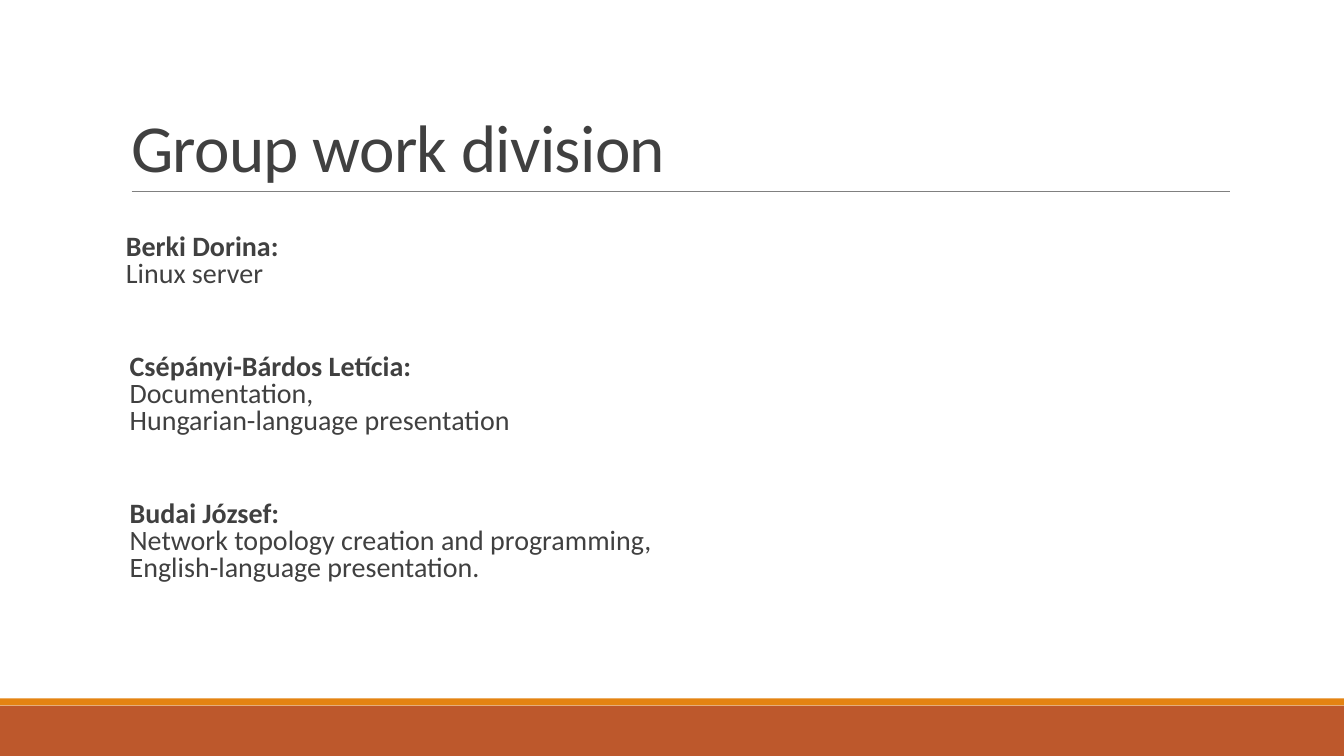
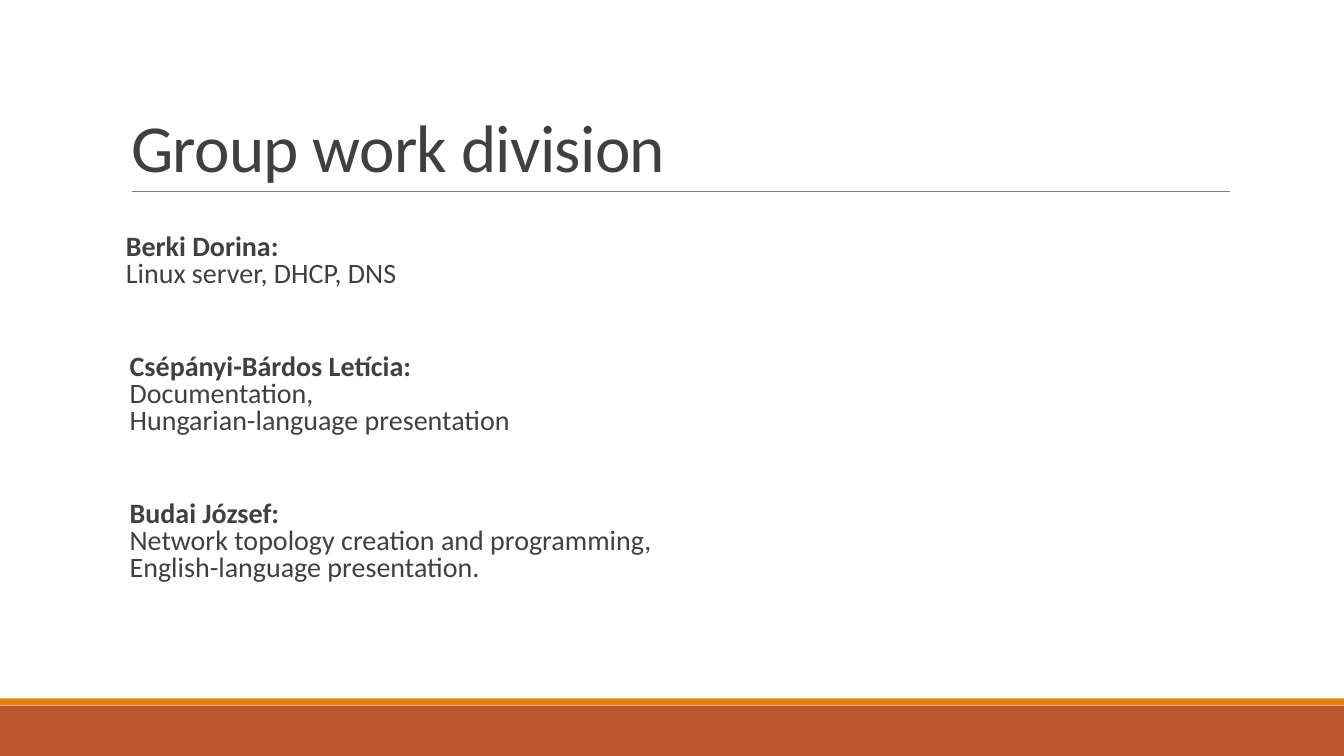
Before and after one commit to Dorina1200/vizsga, a slide deck: slide 8 of vizsga1/Network Infrastructure Design and Implementation.pptx (slide 9 before the commit). Drawn at 1344x756 pixels with LibreOffice and Linux fonts; fonts in the diff are those of the drawing. Boxes give left, top, right and bottom in pixels: in the first picture for what was removed or moved away, otherwise in the second. Text is boxed around its words. In the diff, an @@ line names an element or a change of style, - is before the commit and + after.

```diff
--- a/vizsga1/Network Infrastructure Design and Implementation.pptx
+++ b/vizsga1/Network Infrastructure Design and Implementation.pptx
@@ text at (126,236,396,287): text changed; bold off @@
-Berki Dorina:
-Linux server
+Berki Dorina:
+Linux server, DHCP, DNS
```
Also in this commit, not shown: 1 other slide changed, 1 slide removed, 1 other file.
